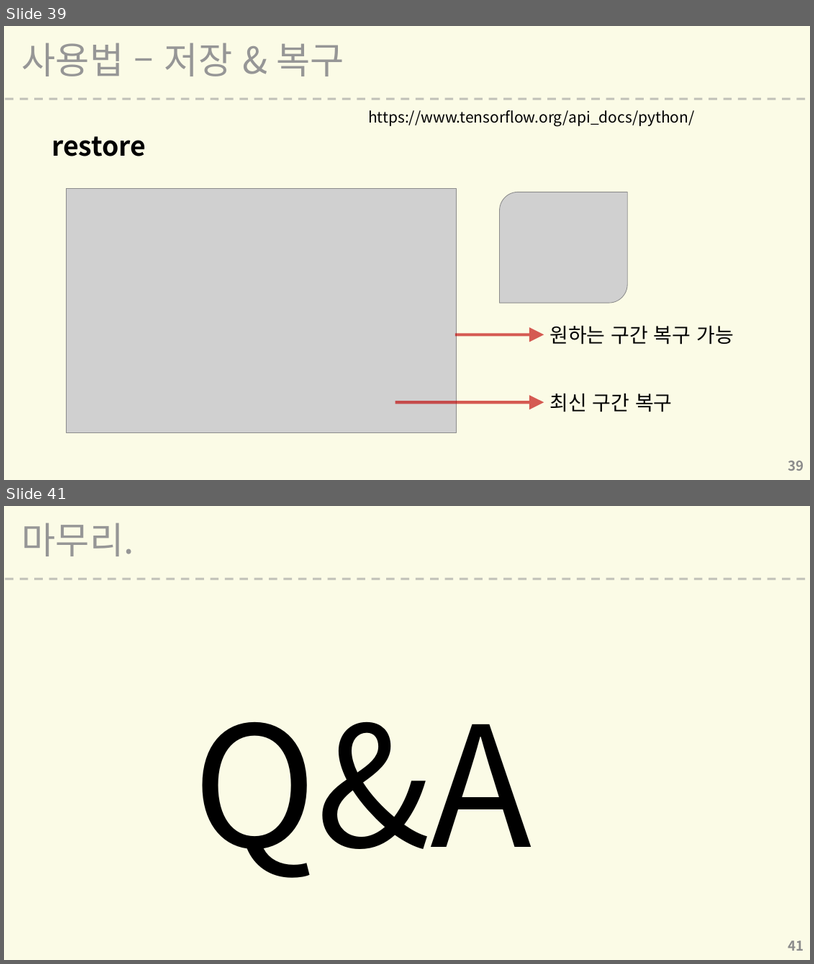
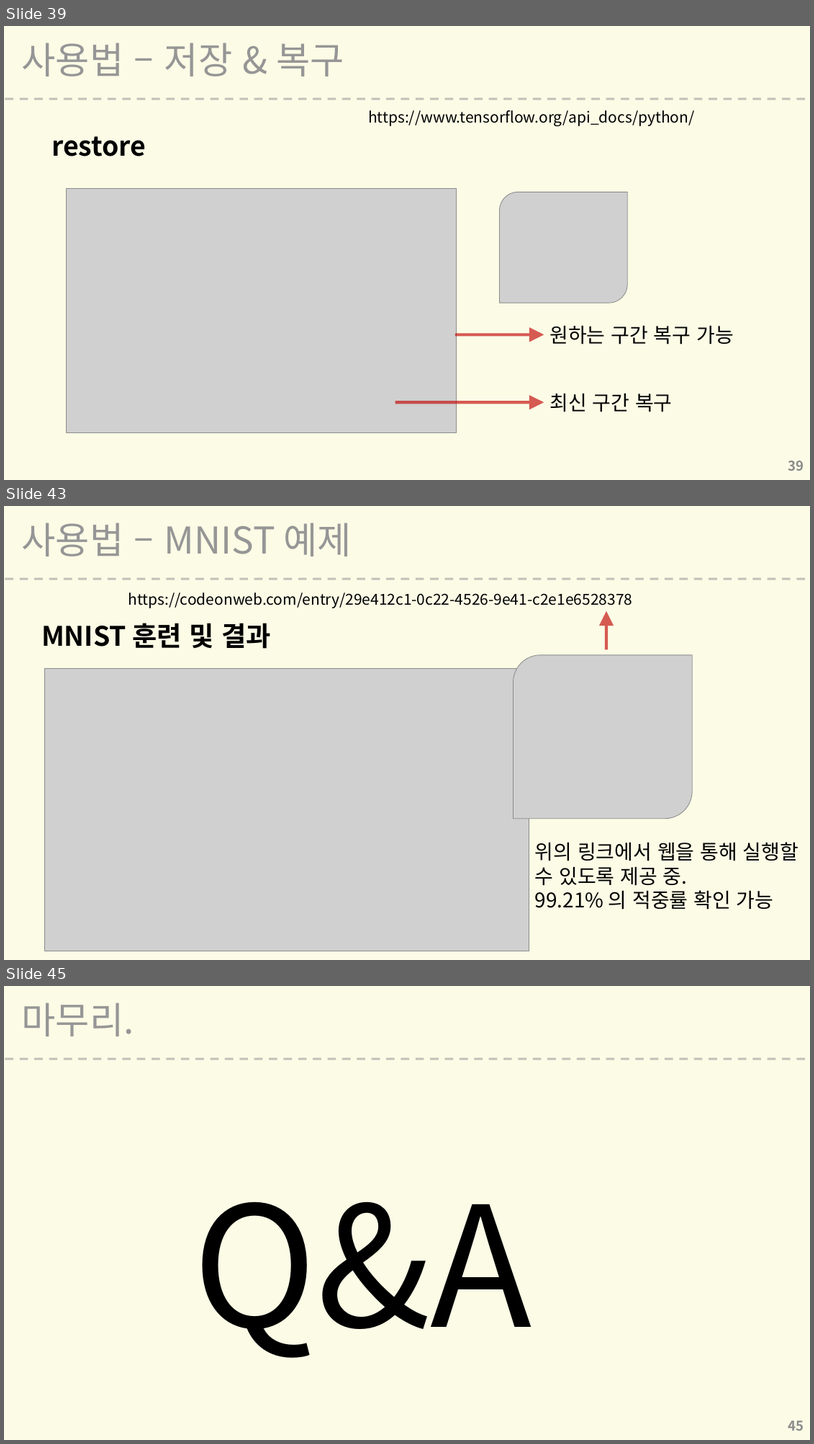
Before and after one commit to L00G/-, a slide deck: 텐서플로우 세미나.pptx. Shown one above the other, each under a label of ours: slides 39 and 41 before the commit, slides 39, 43 and 45 after it; the slides between them are not shown. The pictures are 814x964 and 814x1444 pixels, drawn with LibreOffice and Linux fonts; fonts in the diff are those of the drawing; grey boxes stand for pictures; background and template pictures are left out. Boxes give left, top, right and bottom in pixels: in the first picture for what was removed or moved away, otherwise in the second. Text is boxed around its words. In the diff, an @@ line names an element or a change of style, - is before the commit and + after.

```diff
--- a/텐서플로우 세미나.pptx
+++ b/텐서플로우 세미나.pptx
@@ slide 43 added at bbox=[4, 506, 810, 960], background #F9F9D7 at 62% opacity; not listed: 1 template element that a slide beside it also shows @@
@@ title added at bbox=[22, 523, 352, 556], 44 pt, text #969696 @@
+사용법 – MNIST 예제
@@ text added at bbox=[128, 592, 633, 608], 18 pt, text #000000 @@
+https://codeonweb.com/entry/29e412c1-0c22-4526-9e41-c2e1e6528378
@@ arrow added from (607, 649) to (607, 611), #C00000 3.5 pt @@
@@ text added at bbox=[41, 623, 272, 649], 32 pt, text #000000, bold @@
+MNIST 훈련 및 결과
@@ picture added at bbox=[513, 655, 692, 818] @@
@@ picture added at bbox=[44, 669, 530, 951] @@
@@ text added at bbox=[535, 842, 799, 909], 24 pt, text #000000 @@
+위의 링크에서 웹을 통해 실행할 수 있도록 제공 중.
+99.21% 의 적중률 확인 가능
@@ what was slide 41 is now slide 45 @@
@@ page number at bbox=[789, 1420, 805, 1430]: text changed @@
-41
+45
```
Also in this commit, not shown: 2 slides changed, 3 other slides added, 2 other files.
